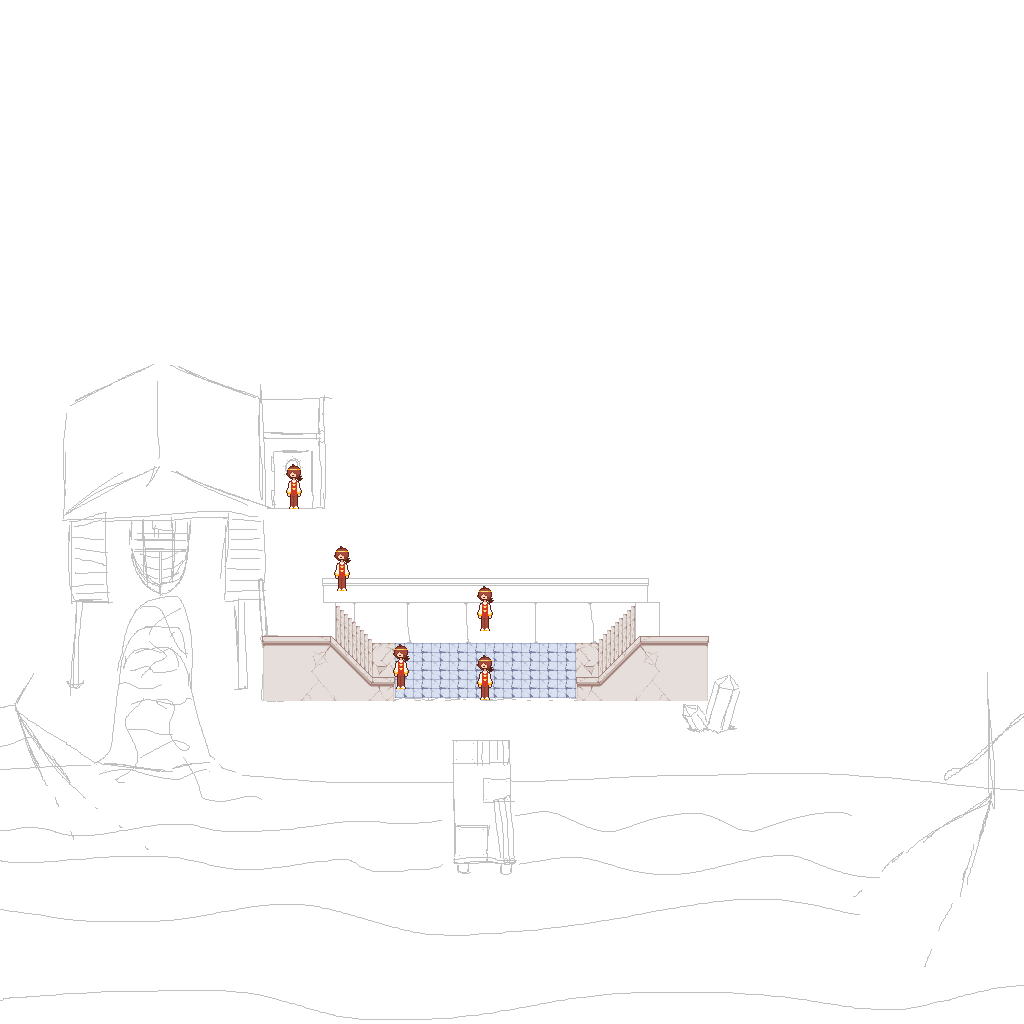
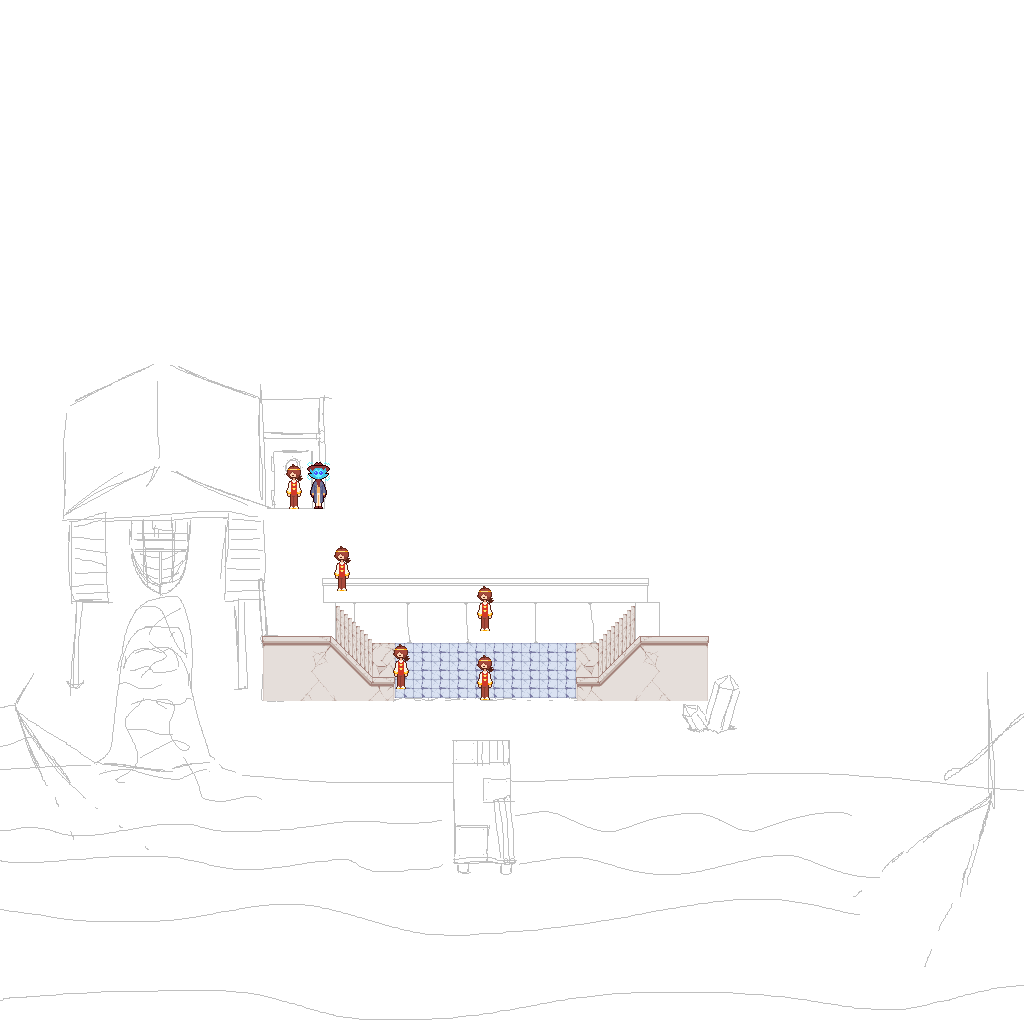
Layer changes from the first 1024 × 1024 image to the second:
painted on "Layer 3" over [307, 462, 330, 509]
